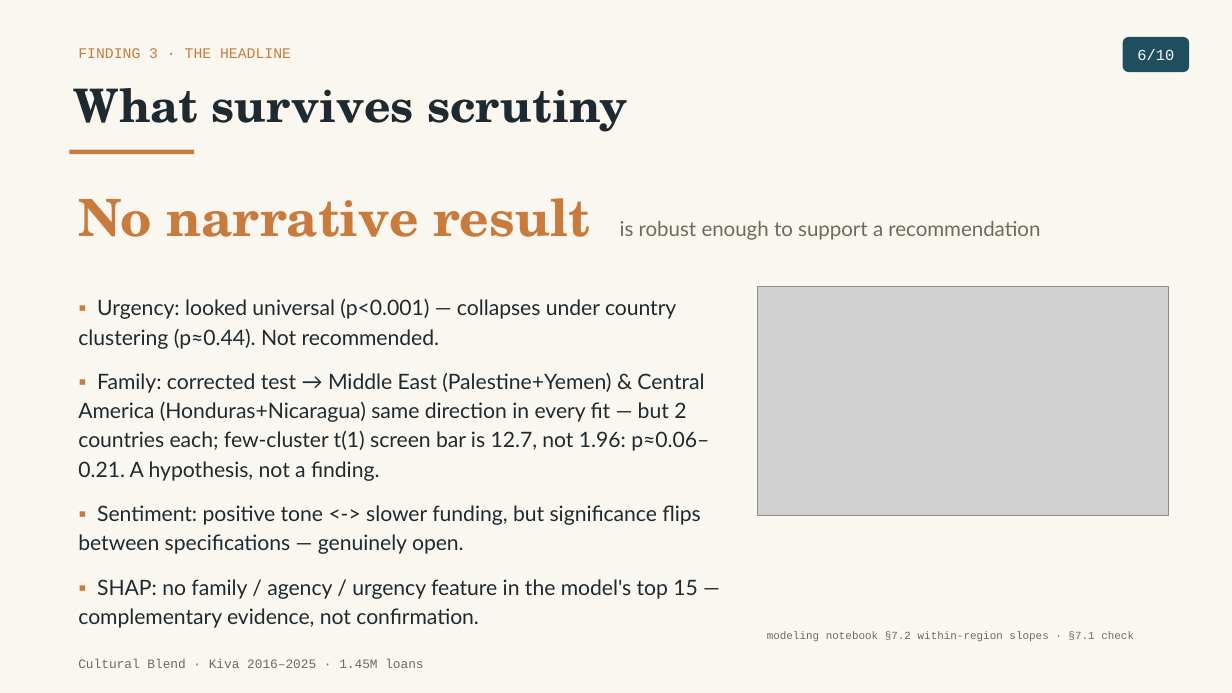
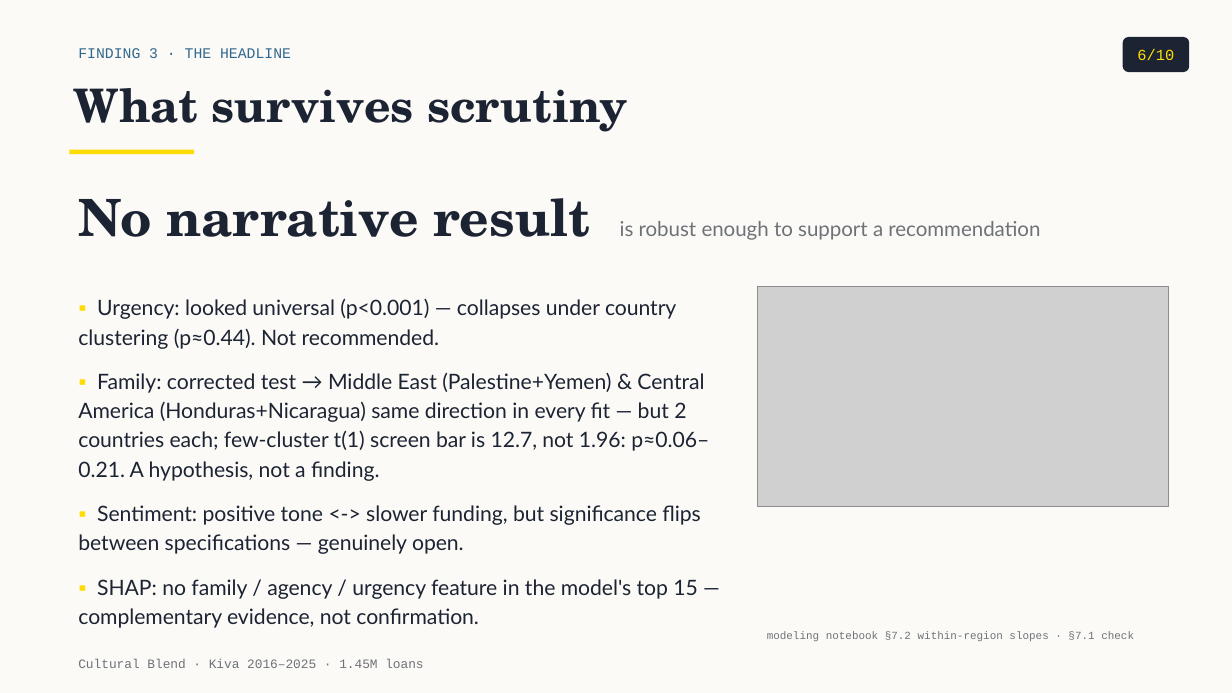
Before and after one commit to tuannm3812/unsw-ma-hackathon-2026, a slide deck: slide 6 of docs/presentation/slides_draft.pptx. Drawn at 1232x693 pixels with LibreOffice and Linux fonts; fonts in the diff are those of the drawing; grey boxes stand for pictures. Boxes give left, top, right and bottom in pixels: in the first picture for what was removed or moved away, otherwise in the second. Text is boxed around its words. In the diff, an @@ line names an element or a change of style, - is before the commit and + after.

```diff
--- a/docs/presentation/slides_draft.pptx
+++ b/docs/presentation/slides_draft.pptx
@@ background #FAF7F0 to #FBFAF6 @@
@@ text "FINDING 3 · THE HEADLINE" at (78,48,291,58): text colour #C97B3D to #31688E @@
@@ rounded rectangle "6/10" at (1123,37,1189,72): text colour #FAF7F0 to #FFDD04; fill #1F4E5F to #1C2333 @@
@@ text "What survives scrutiny" at (74,88,627,132): text colour #1E2A2F to #1C2333 @@
@@ rectangle at (69,150,194,154): fill #C97B3D to #FFDD04 @@
@@ text "No narrative result is robust ..." at (78,198,1040,240): text colour #C97B3D to #1C2333 in "No narrative result"; text colour #6E6A5E to #6E7278 in "is robust enough to support a recommendation" @@
@@ text "▪ Urgency: looked universal (p<0.001) ..." at (78,298,709,628): text colour #C97B3D to #FFDD04 in "▪", "▪", "▪", "▪"; text colour #1E2A2F to #1C2333 @@
@@ picture: place and size @@
-picture at (758,287,1169,516)
+picture at (758,287,1169,506)
@@ text "modeling notebook §7.2 within-region slopes ..." at (767,631,1134,641): text colour #6E6A5E to #6E7278 @@
@@ text "Cultural Blend · Kiva 2016–2025 ..." at (78,659,423,668): text colour #6E6A5E to #6E7278 @@
```
Also in this commit, not shown: 14 other slides changed, 7 other files.
